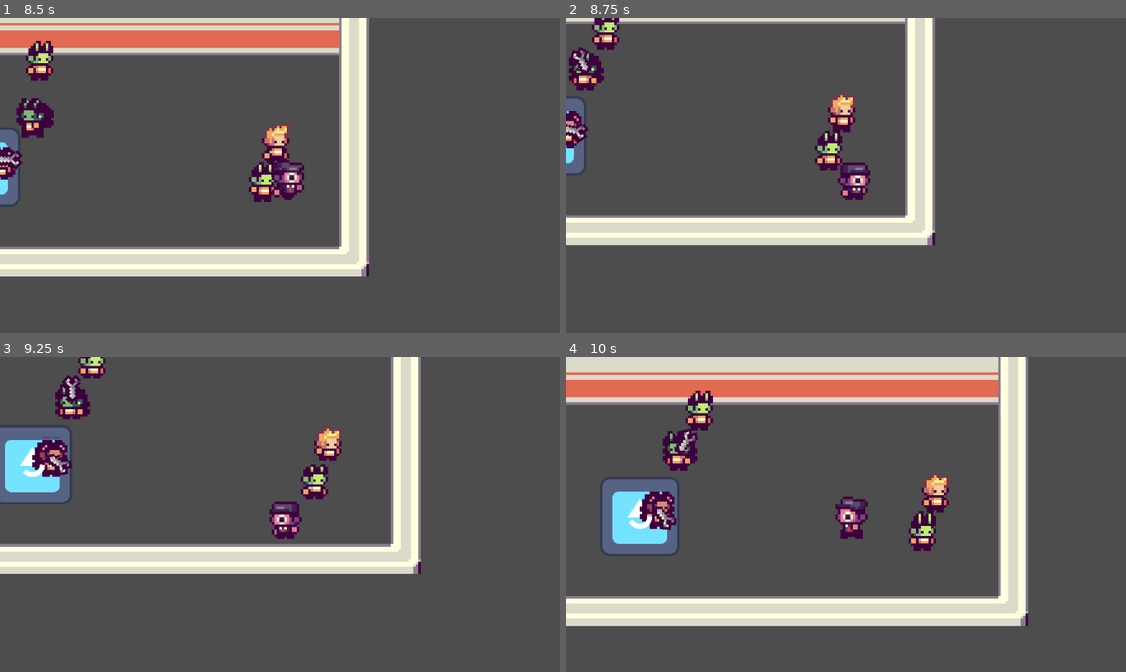
Above: before the commit, frames 1-4 (two rows, left to right).
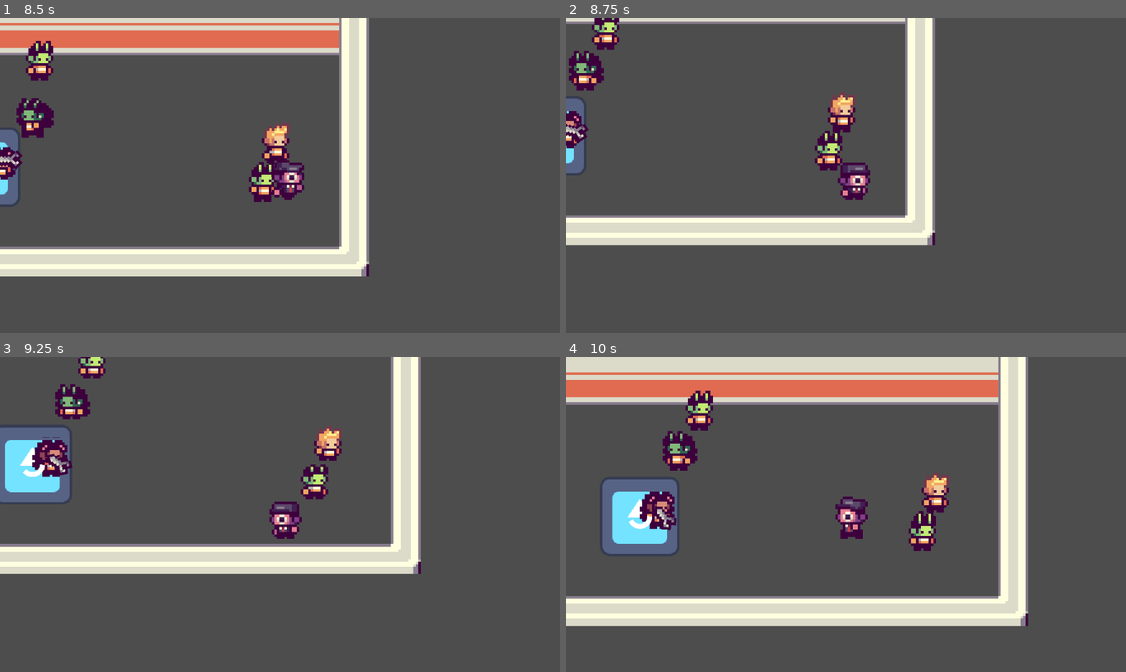
Above: after the commit, the same moments.

Repository: EEGAR1/summer-game-jam
Game: Godot game, scene res://scenes/main.tscn
The game is run twice, just before and just after one commit, with the same random seed, the same clock (stepped at 60 frames per second) and the same inputs. The engine's default icon, where the game draws it, is replaced by a stand-in: a white triangle on a blue panel in a dark square.
Inputs (mouse positions are in pixels of both pictures, inside the frame that each line leads up to):
- Up to frame 1 (8.5 s): move the mouse to (184, 210) at 0.52 s; press the mouse at (184, 210) at 0.53 s; hold D (move_right) 0.53-1.28 s; move the mouse to (72, 140) at 1.27 s; release the mouse at (72, 140) at 1.28 s; hold S (move_down) 1.28-2.03 s; click (72, 140) at 1.35 s; move the mouse to (386, 109) at 2.02 s; press the mouse at (386, 109) at 2.03 s; hold D (move_right) 2.03-2.78 s; move the mouse to (16, 30) at 2.77 s; release the mouse at (16, 30) at 2.78 s; hold W (move_up) 2.78-3.53 s; click (16, 30) at 2.85 s; move the mouse to (280, 219) at 3.52 s; press the mouse at (280, 219) at 3.53 s; hold A (move_left) 3.53-5.03 s; move the mouse to (112, 131) at 4.27 s; release the mouse at (112, 131) at 4.28 s; click (112, 131) at 4.35 s; move the mouse to (313, 178) at 5.02 s; press the mouse at (313, 178) at 5.03 s; hold S (move_down) 5.03-5.78 s; move the mouse to (201, 99) at 5.77 s; release the mouse at (201, 99) at 5.78 s; hold D (move_right) 5.78-6.53 s; click (201, 99) at 5.85 s; move the mouse to (414, 162) at 6.52 s; press the mouse at (414, 162) at 6.53 s; hold W (move_up) 6.53-7.28 s; move the mouse to (173, 194) at 7.27 s; release the mouse at (173, 194) at 7.28 s; hold D (move_right) 7.28-8.03 s; click (173, 194) at 7.35 s; move the mouse to (341, 109) at 8.02 s; press the mouse at (341, 109) at 8.03 s; hold S (move_down) from 8.03 s (still down)
- Up to frame 2 (8.75 s): keep holding S (move_down)
- Up to frame 3 (9.25 s): move the mouse to (257, 583) at 8.77 s; release S (move_down) at 8.78 s; release the mouse at (257, 583) at 8.78 s; hold A (move_left) from 8.78 s (still down); click (257, 583) at 8.85 s
- Up to frame 4 (10 s): move the mouse to (1025, 564) at 9.52 s; release A (move_left) at 9.53 s; press the mouse at (1025, 564) at 9.53 s; hold W (move_up) from 9.53 s (still down)

Frame 1 is identical in both runs. In frame 2, 0.1% of the frame differs, in the area x 0-5%, y 9-18%; in frame 3, 0.2%, in the area x 11-15%, y 5-15%; in frame 4, 0.2%.

Commit message:
Enhance building action with adjustable build speed

Diff:
--- a/scripts/build_action.gd
+++ b/scripts/build_action.gd
@@ -4,6 +4,8 @@
 
 @onready var animation_player: AnimationPlayer = $Sprite2D/AnimationPlayer
 @onready var sprite_2d: Sprite2D = $Sprite2D
+
+@export var build_speed := 1.0
 
 var overlp : Array[Area2D] :
 	get():
@@ -20,11 +22,14 @@
 func _while_acting(delta : float):
 	animation_player.play("building")
 	sprite_2d.flip_h = parent.icon.flip_h
+
+	if overlp == []:	remove_action()
+
 	for i in overlp:
 		i = i as Building
 		if i.current_state == Building.STATE.BUILDING:
 			parent.stopped = true
-			i.current_work += delta
+			i.current_work += delta * build_speed
 		else:
 			animation_player.play("RESET")
 			parent.stopped = false
